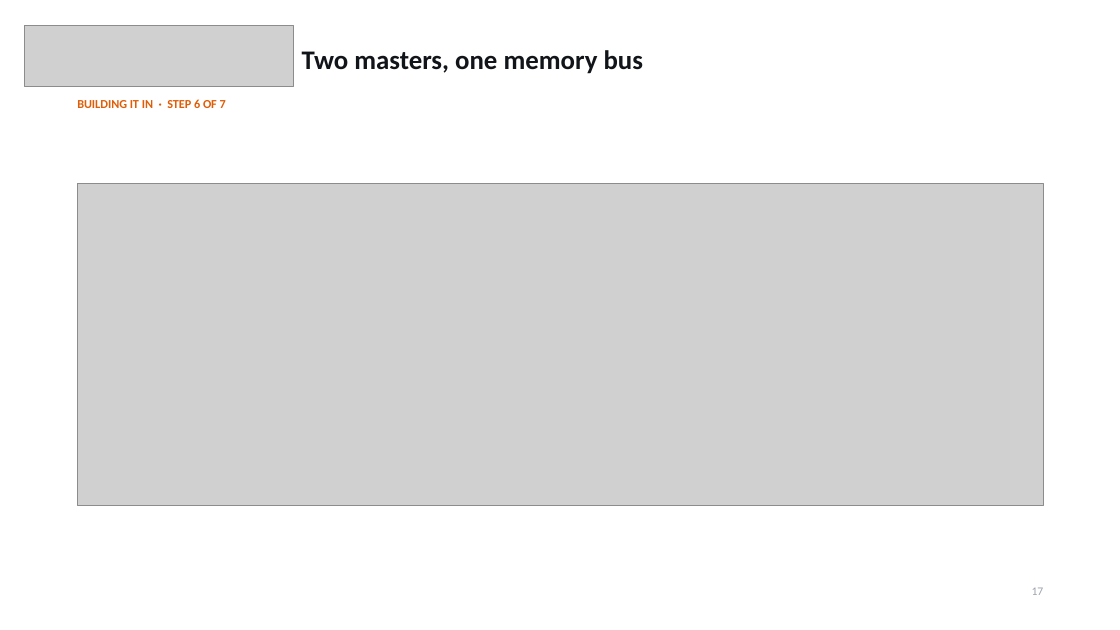
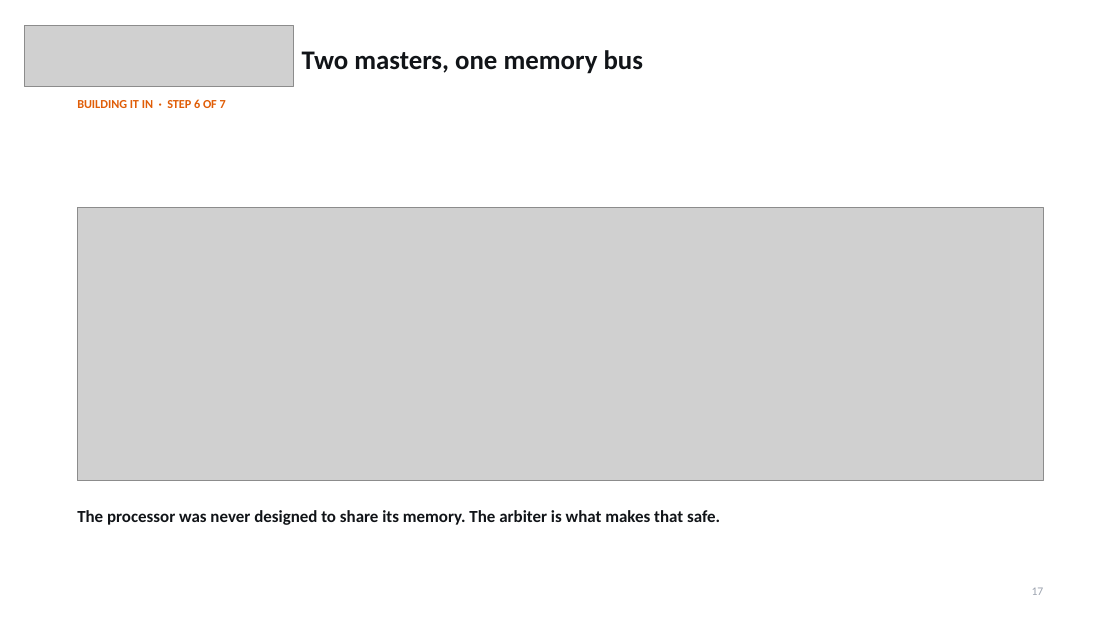
Before and after one commit to saleh2411/DLX-NN, a slide deck: slide 17 of Documents/DLX-NN_Final_Presentation.pptx. Drawn at 1120x630 pixels with LibreOffice and Linux fonts; fonts in the diff are those of the drawing; grey boxes stand for pictures. Boxes give left, top, right and bottom in pixels: in the first picture for what was removed or moved away, otherwise in the second. Text is boxed around its words. In the diff, an @@ line names an element or a change of style, - is before the commit and + after.

```diff
--- a/Documents/DLX-NN_Final_Presentation.pptx
+++ b/Documents/DLX-NN_Final_Presentation.pptx
@@ picture: place and size @@
-picture at (77,183,1044,505)
+picture at (77,208,1044,481)
@@ text added at (77,510,720,525), 14.5 pt, text #111418, bold @@
+The processor was never designed to share its memory. The arbiter is what makes that safe.
```
Also in this commit, not shown: 14 other slides changed.
